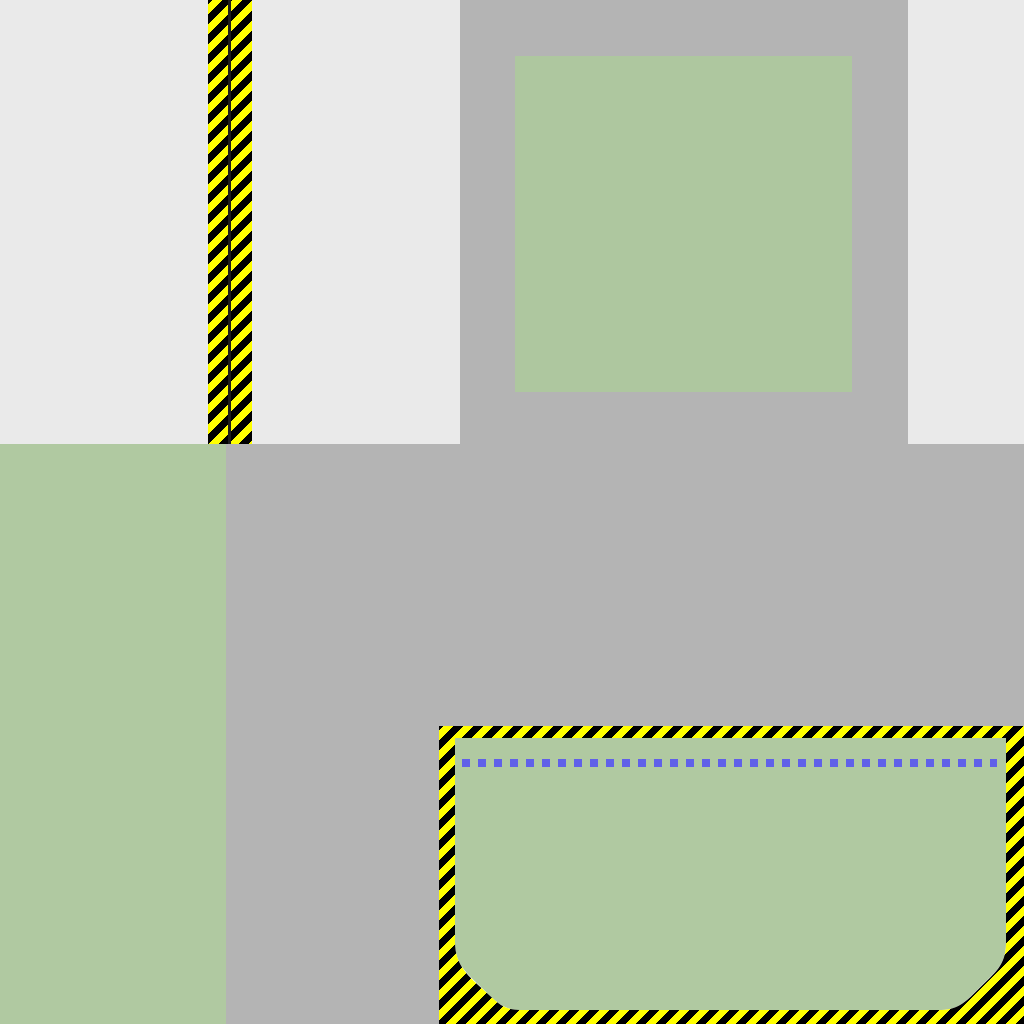
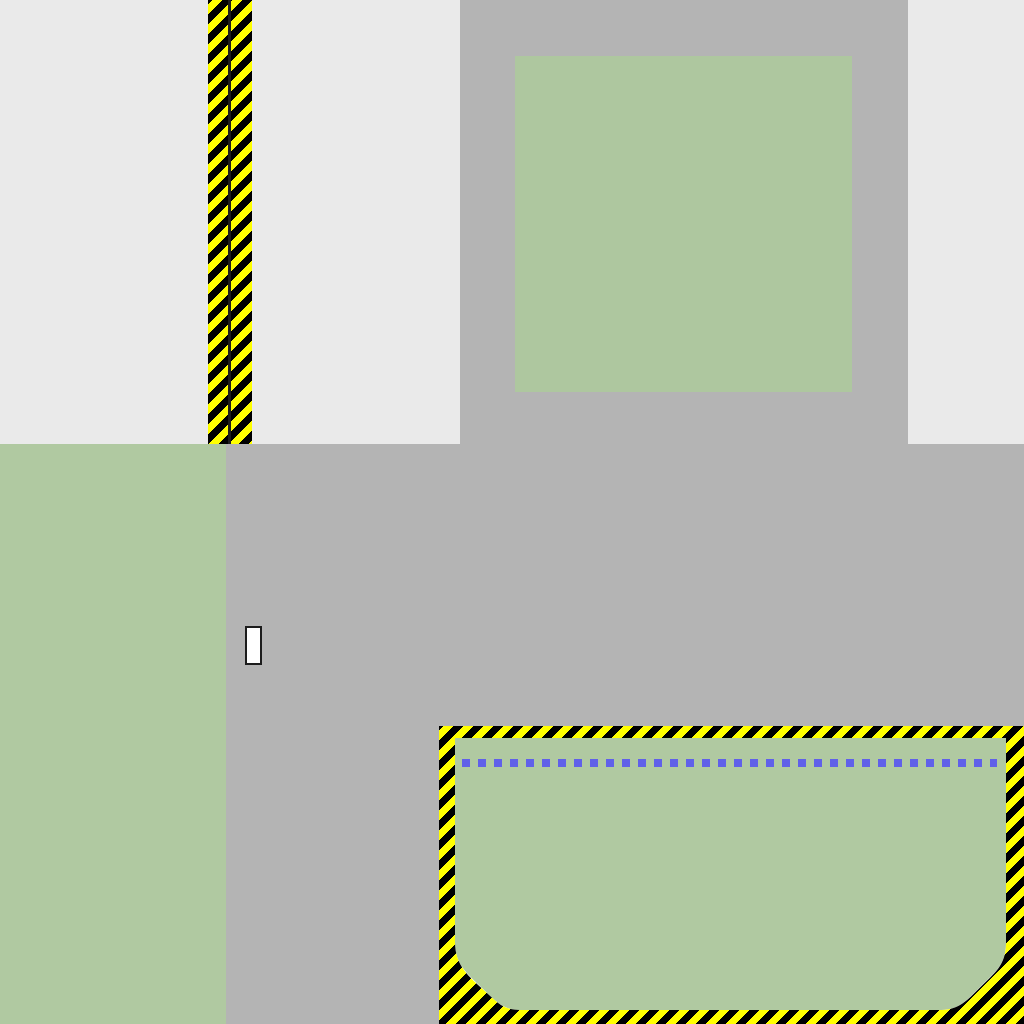
Layers edited between the first and the second 1024px x 1024px image:
painted on "texture" over [left=245, top=626, right=262, bottom=665]
renamed "norm copy" to "norm copy #1", painted on it over [left=245, top=626, right=262, bottom=665]
painted on "emissive" over [left=247, top=628, right=260, bottom=663]
